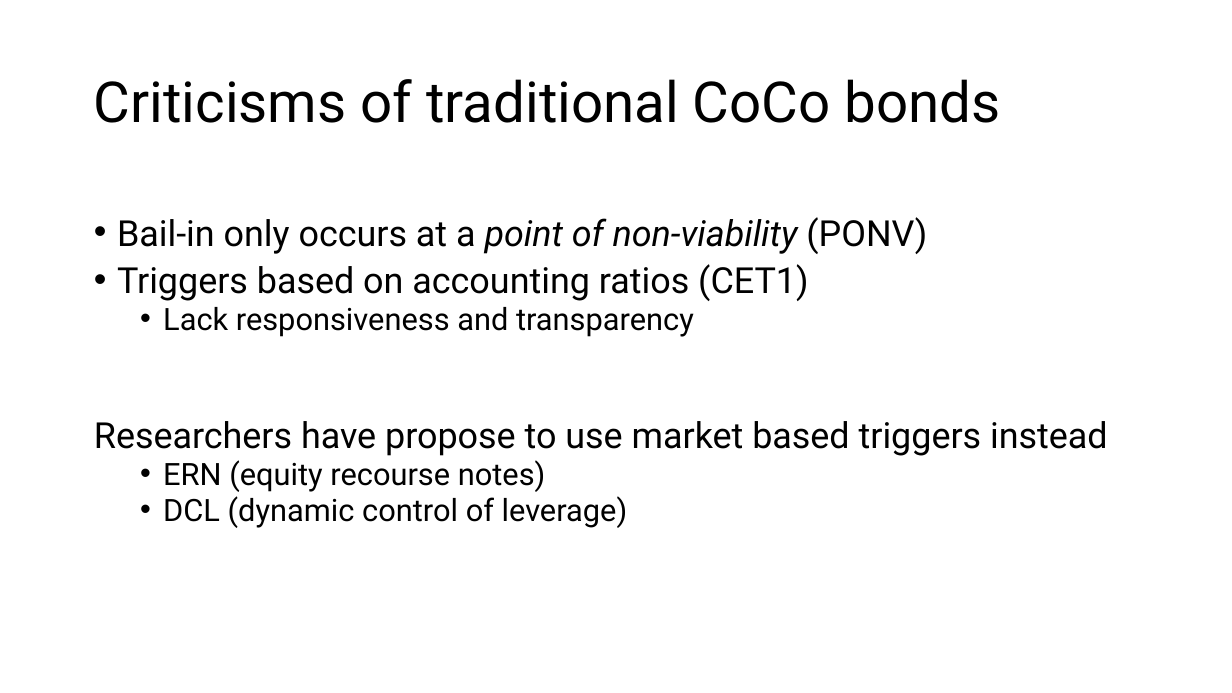
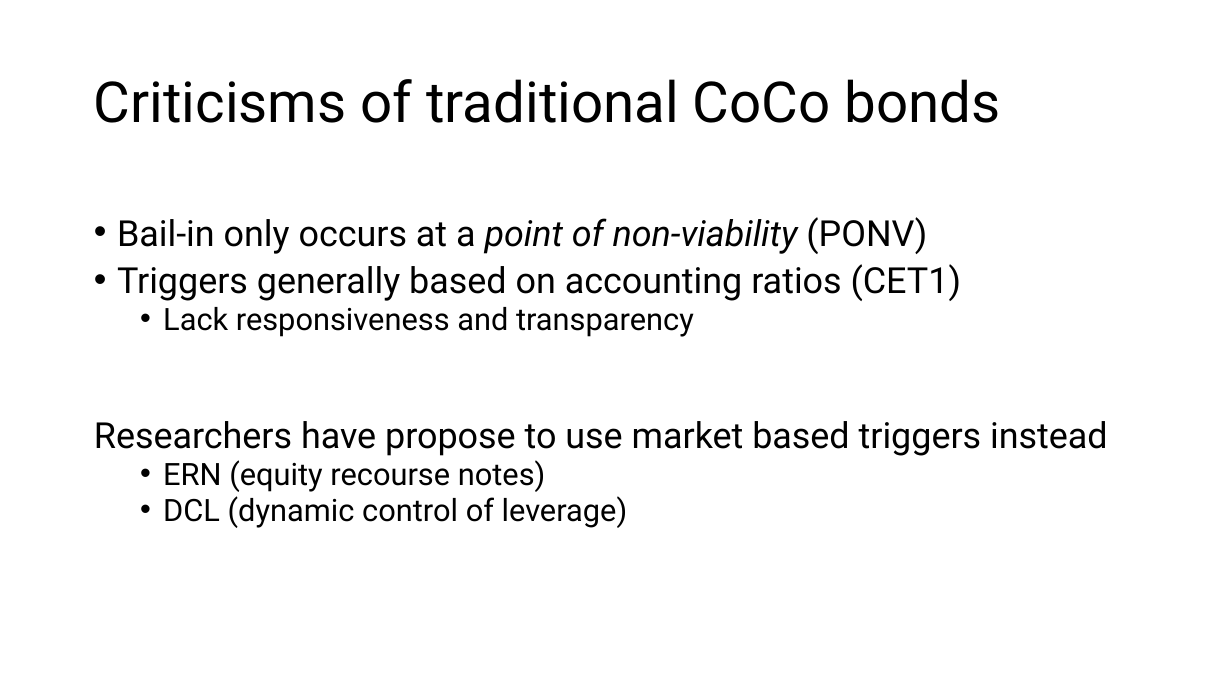
Before and after one commit to steinarb1234/DCL_coco_bond, a slide deck: slide 4 of Enhancing Bank Robustness through Dynamic Control of Leverage.pptx. Drawn at 1232x693 pixels with LibreOffice and Linux fonts; fonts in the diff are those of the drawing. Boxes give left, top, right and bottom in pixels: in the first picture for what was removed or moved away, otherwise in the second. Text is boxed around its words. In the diff, an @@ line names an element or a change of style, - is before the commit and + after.

```diff
--- a/Enhancing Bank Robustness through Dynamic Control of Leverage.pptx
+++ b/Enhancing Bank Robustness through Dynamic Control of Leverage.pptx
@@ text at bbox=[117, 264, 961, 301]: text changed @@
-• Triggers based on accounting ratios (CET1)
+• Triggers generally based on accounting ratios (CET1)
```
Also in this commit, not shown: 15 other slides changed, 3 slides added, 4 slides removed.
